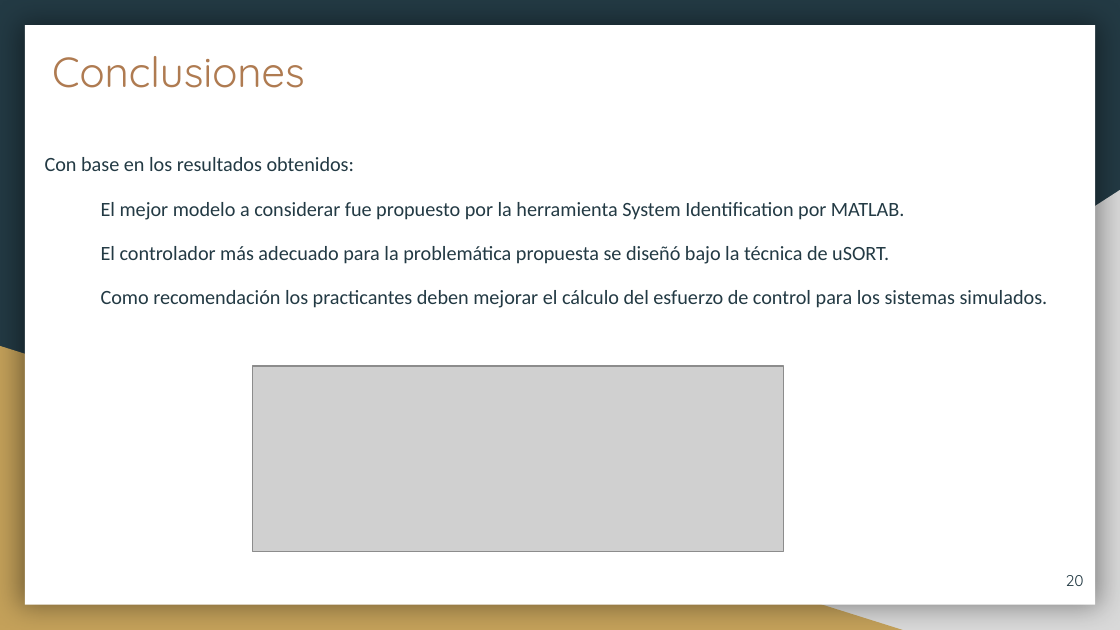
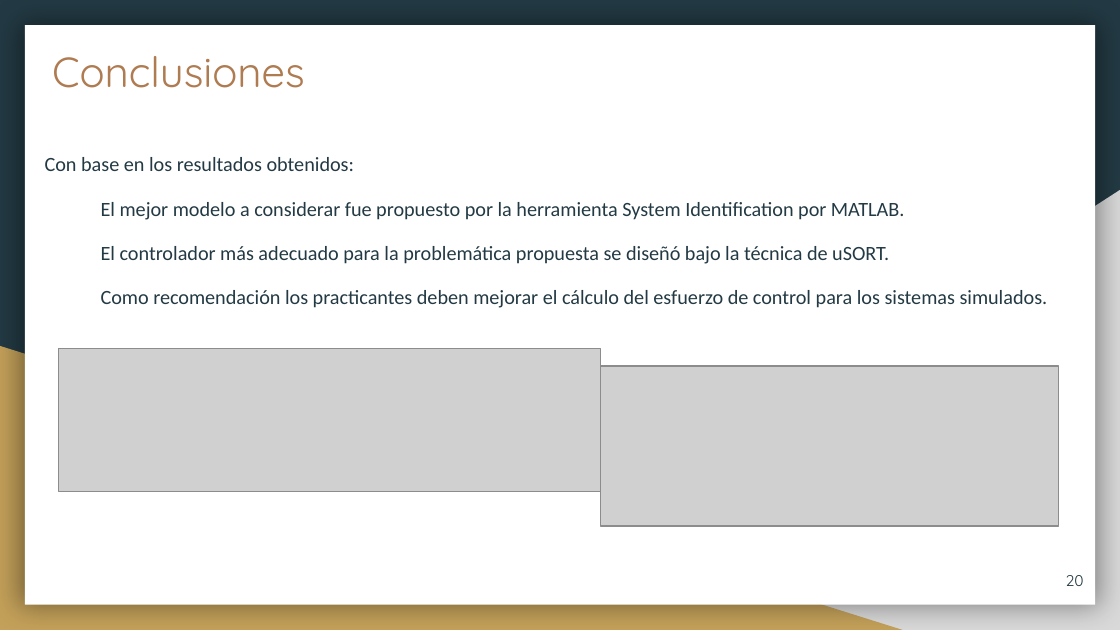
Before and after one commit to Jams1001/air_flow_control, a slide deck: slide 20 of Presentacion_grupo03.pptx. Drawn at 1120x630 pixels with LibreOffice and Linux fonts; fonts in the diff are those of the drawing; grey boxes stand for pictures. Boxes give left, top, right and bottom in pixels: in the first picture for what was removed or moved away, otherwise in the second. Text is boxed around its words. In the diff, an @@ line names an element or a change of style, - is before the commit and + after.

Commit message:
Presentacion

```diff
--- a/Presentacion_grupo03.pptx
+++ b/Presentacion_grupo03.pptx
@@ picture added at box(58, 348, 600, 491) @@
@@ picture: place and size @@
-picture at box(252, 366, 783, 552)
+picture at box(600, 366, 1058, 526)
```
Also in this commit, not shown: 2 other slides changed.
